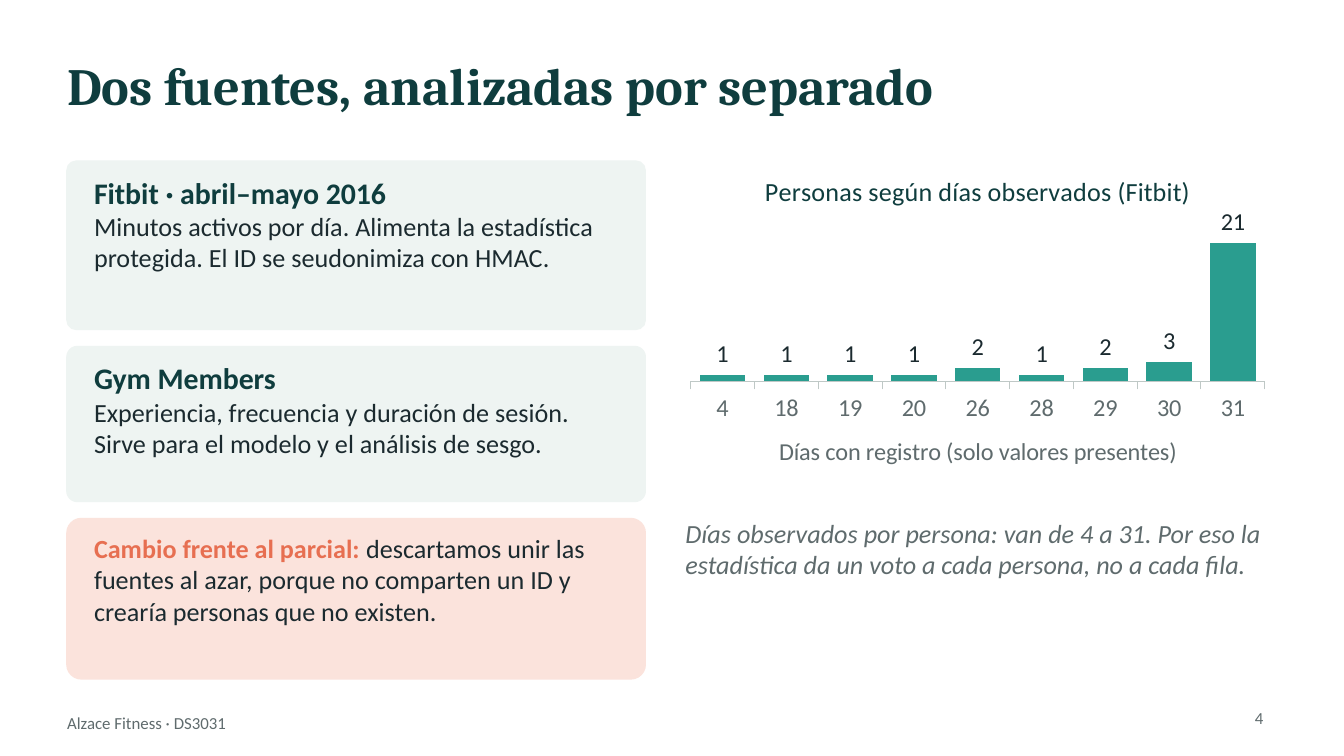
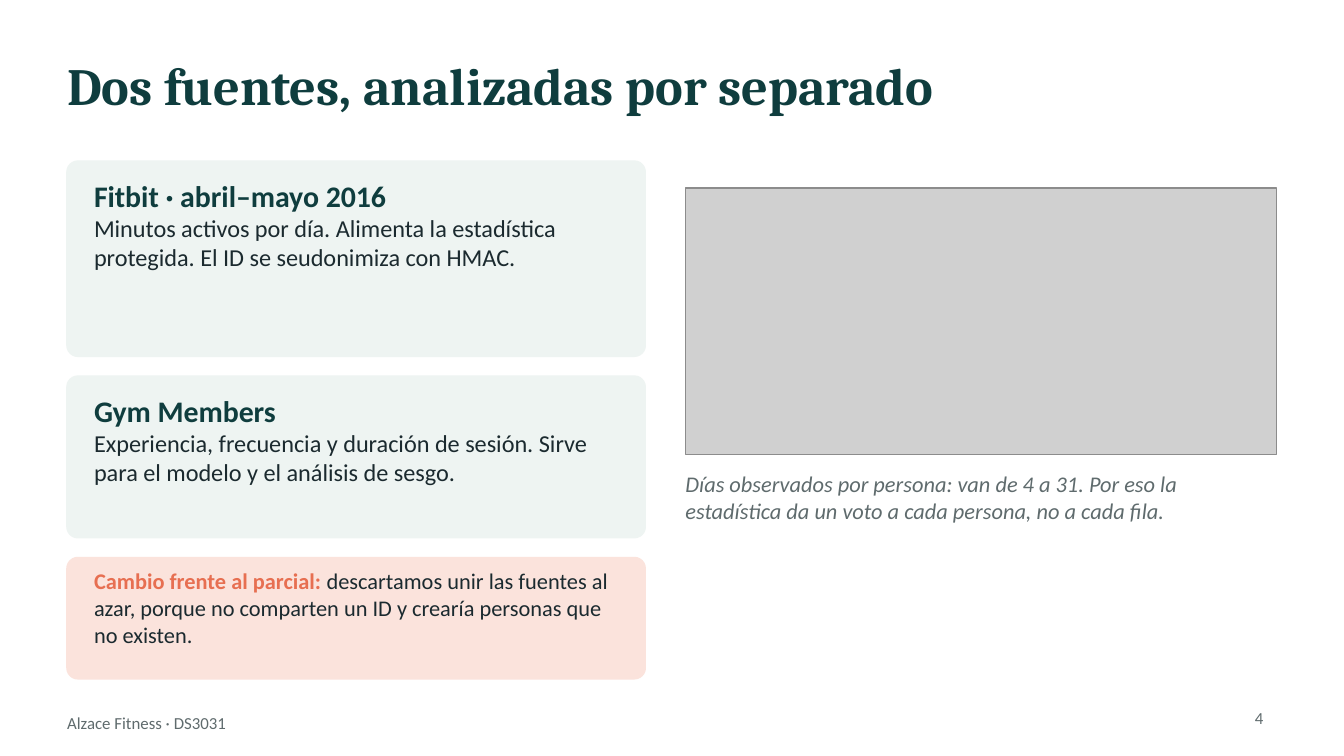
Before and after one commit to JoelxD12O/Proyecto-2---etica-y-seguridad-de-datos, a slide deck: slide 4 of presentacion/Presentacion_Alzace_Final.pptx. Drawn at 1344x756 pixels with LibreOffice and Linux fonts; fonts in the diff are those of the drawing; grey boxes stand for pictures. Boxes give left, top, right and bottom in pixels: in the first picture for what was removed or moved away, otherwise in the second. Text is boxed around its words. In the diff, an @@ line names an element or a change of style, - is before the commit and + after.

```diff
--- a/presentacion/Presentacion_Alzace_Final.pptx
+++ b/presentacion/Presentacion_Alzace_Final.pptx
@@ rounded rectangle: place and size @@
-rounded rectangle at (67, 161, 645, 329)
+rounded rectangle at (67, 161, 645, 356)
@@ column chart removed at (679, 155, 1277, 497) @@
-title "Personas según días observados (Fitbit)"
-categories: 4, 18, 19, 20, 26, 28, 29, 30, 31
-Series 1: 1, 1, 1, 1, 2, 1, 2, 3, 21
@@ picture added at (685, 188, 1277, 454) @@
@@ text at (94, 220, 555, 270): size 14 to 13 pt in "Minutos activos por día. Alimenta la estadística ..." @@
@@ rounded rectangle: place and size @@
-rounded rectangle at (67, 347, 645, 501)
+rounded rectangle at (67, 376, 645, 538)
@@ text "Gym Members": place and size @@
-text "Gym Members" at (94, 368, 569, 458)
+text "Gym Members" at (94, 401, 587, 485)
@@ text at (94, 435, 587, 485): size 14 to 13 pt in "Experiencia, frecuencia y duración de sesión. Sirve ..." @@
@@ text "Días observados por persona: van ..." at (685, 476, 1177, 523): size 14 to 12 pt @@
@@ text "Días observados por persona: van ...": place and size @@
-text "Días observados por persona: van ..." at (685, 525, 1260, 578)
+text "Días observados por persona: van ..." at (685, 476, 1177, 523)
@@ rounded rectangle: place and size @@
-rounded rectangle at (67, 519, 645, 679)
+rounded rectangle at (67, 558, 645, 679)
@@ text "Cambio frente al parcial: descartamos ...": place and size @@
-text "Cambio frente al parcial: descartamos ..." at (94, 539, 585, 626)
+text "Cambio frente al parcial: descartamos ..." at (94, 573, 608, 643)
@@ text "Cambio frente al parcial: descartamos ..." at (94, 573, 608, 643): size 14 to 12 pt @@
```
Also in this commit, not shown: 4 other slides changed, 11 slides added, 10 slides removed, 11 other files.
